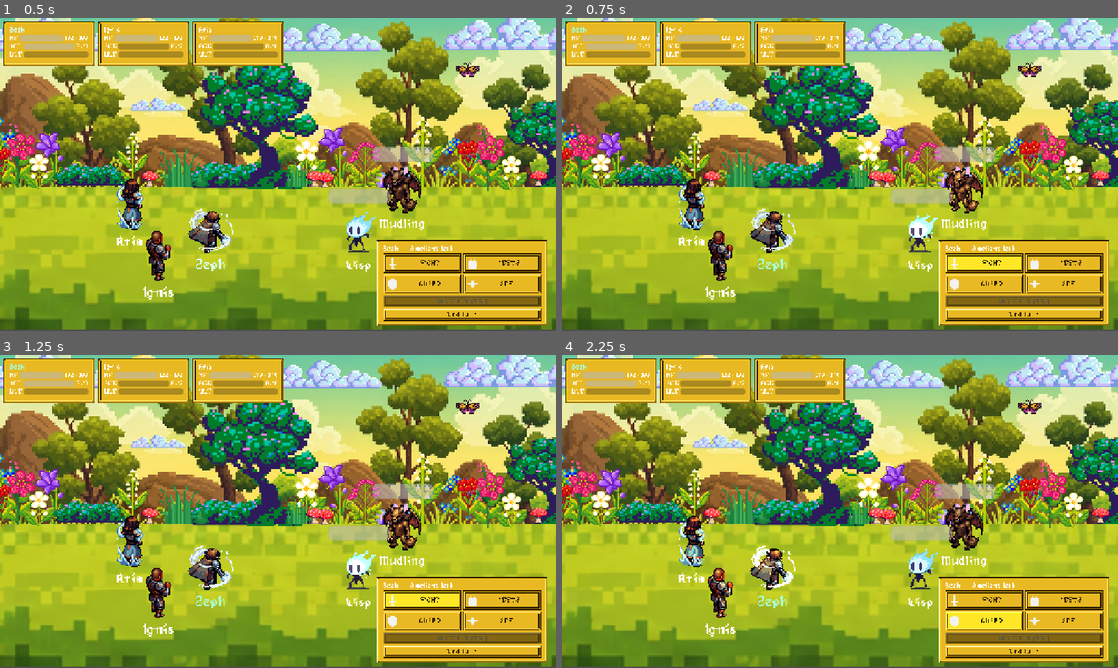
Above: before the commit, frames 1-4 (two rows, left to right).
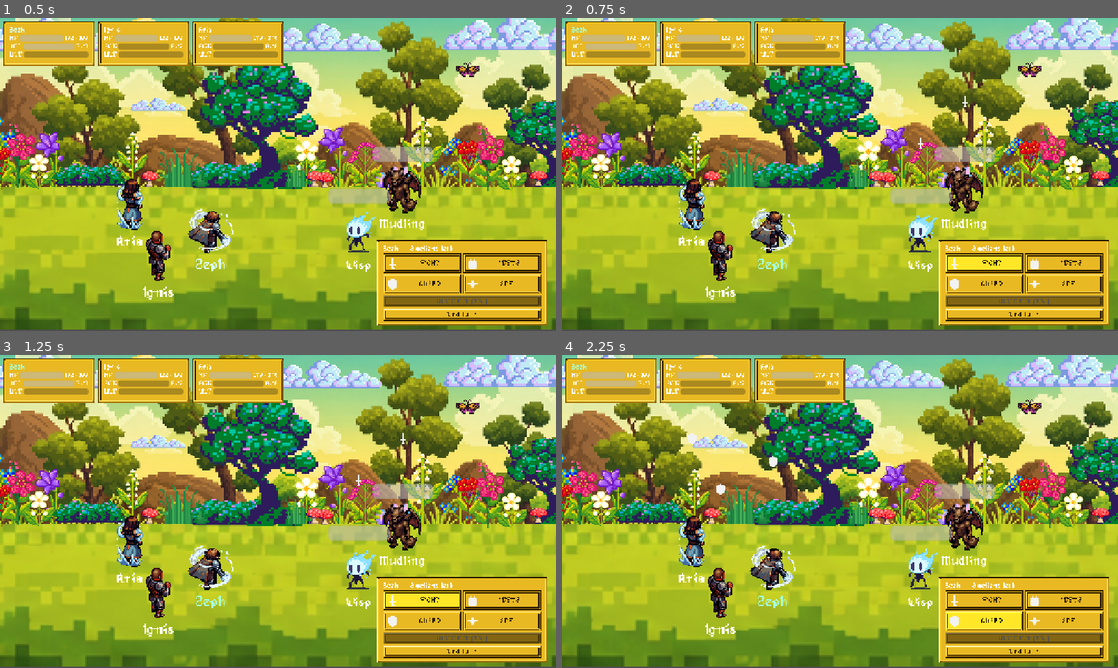
Above: after the commit, the same moments.

Repository: j75484696-bot/rpg_game_dmitra
Game: Godot game, scene res://scenes/battle/battle.tscn
Same seed, same stepped clock (60 frames per second), same inputs: the game is played once before the commit and once after it.
Inputs:
- Up to frame 1 (0.5 s): no input
- Up to frame 2 (0.75 s): click "FIGHT" at 0.5 s
- Up to frame 3 (1.25 s): no input
- Up to frame 4 (2.25 s): click "ITEMS" at 1.25 s; click "GUARD" at 2 s

Frame 1 is identical in both runs. In frame 2, 0.5% of the frame differs, in the area x 62-76%, y 24-72%; in frame 3, 0.5%; in frame 4, 0.9%, in the area x 21-42%, y 24-84%.

Commit message:
Mark valid targets with dagger and shield icons
Selecting an action now puts a marker over each valid target instead of
tinting the whole side:

  FIGHT / ULT   dagger on every living enemy, until one is chosen
  GUARD         shield on every living ally, until one is chosen
  ITEM, SPELL   nothing yet

The guard shield then STAYS on whoever was protected, tinted with the
guardian's element colour, until the guard clears.

Uses the icon_fight and icon_guard SVGs already in assets/icons -- both
white, so they tint cleanly.

Markers counter the character's scale. Heroes render at 2.0 and enemies
at 1.75, so a marker parented to one would inherit that and come out
different sizes on each; they are pinned to 30 on-screen pixels instead.

Persistent shields are read from battle.guards rather than driven by
events. A guard cleared by the guardian's turn or death would otherwise
leave a shield lying on screen -- syncing from state means the display
cannot disagree with the fight.

Verified: FIGHT marks both enemies and no allies, GUARD marks all three
allies and no enemies, ITEM and SPELL mark nothing, and guarding Aria
with Zeph leaves a shield on Aria tinted Wind green -- the GUARDIAN's
element, not the guarded hero's.

Open: "until the guard is consumed" currently means the guardian's next
turn or death, not the first hit blocked, so one guard can soak several
hits in a round. Making it single-use is a BattleState rule change.

Co-Authored-By: Claude Opus 5 <noreply@anthropic.com>

Diff:
--- a/scenes/battle/battle.gd
+++ b/scenes/battle/battle.gd
@@ -44,8 +44,12 @@
 const GUARD_COLOR := Color(0.6, 0.85, 1.0)
 const DOWN_COLOR := Color(1.0, 0.45, 0.45)
 
-# Pulse applied to whichever side is currently clickable.
-const TARGET_TINT := Color(1.35, 1.35, 1.1)
+# Markers shown over valid targets while an action is waiting for one.
+const ICON_DAGGER := preload("res://assets/icons/icon_fight.svg")
+const ICON_SHIELD := preload("res://assets/icons/icon_guard.svg")
+const MARKER_Y := -150.0        # above the head, clear of the HP bar
+const SHIELD_Y := -122.0        # persistent guard sits below the pick marker
+const MARKER_SIZE := 30.0       # on-screen pixels, regardless of character scale
 
 # Hit feedback acts on the SPRITE, not the node — so a shake can never fight
 # whatever else is positioning the combatant.
@@ -85,6 +89,11 @@
 # when the turn passes.
 var glow_labels: Array = []
 
+# Transient "pick me" markers, keyed h0..h2 / e0..e3.
+var pick_markers: Dictionary = {}
+# Persistent guard shields, one slot per hero, indexed by the GUARDED hero.
+var guard_shields: Array = []
+
 # Which action is waiting for a target, or -1 when nothing is pending.
 var pending_action: int = -1
 
@@ -166,6 +175,8 @@
 		node.get_node("NameLabel").text = str(battle.heroes[i]["name"])
 		_dress(node, str(battle.heroes[i]["name"]), ["hero"])
 		node.get_node("ClickArea").input_event.connect(_on_combatant_clicked.bind(i, true))
+		pick_markers[_hero_key(i)] = _make_marker(node, ICON_SHIELD, MARKER_Y)
+		guard_shields.append(_make_marker(node, ICON_SHIELD, SHIELD_Y))
 		hero_nodes.append(node)
 
 func _build_enemy_nodes() -> void:
@@ -181,6 +192,7 @@
 		bar.value = int(e.get("hp", bar.max_value))
 		_dress(node, str(e.get("name", "")), ["enemy", "boss"])
 		node.get_node("ClickArea").input_event.connect(_on_combatant_clicked.bind(i, false))
+		pick_markers[_enemy_key(i)] = _make_marker(node, ICON_DAGGER, MARKER_Y)
 		enemy_nodes.append(node)
 
 # Give a combatant its idle animation if art exists for it, otherwise leave the
@@ -328,15 +340,62 @@
 	shake.tween_property(v, "position:x", 0.0, SHAKE_STEP)
 	v.set_meta("shake", shake)
 
-# Tint whichever side can be clicked right now, so the screen says "pick one of
-# these" without a line of text. clear_only puts everything back.
-func _highlight_targets(want_allies: bool, clear_only: bool = false) -> void:
-	for i in hero_nodes.size():
-		var lit: bool = not clear_only and want_allies and battle.heroes[i]["alive"]
-		_visual_of(hero_nodes[i]).modulate = TARGET_TINT if lit else Color.WHITE
-	for i in enemy_nodes.size():
-		var lit: bool = not clear_only and not want_allies and battle.enemies[i]["alive"]
-		_visual_of(enemy_nodes[i]).modulate = TARGET_TINT if lit else Color.WHITE
+# --- Target markers -------------------------------------------------------
+# A dagger over every enemy while picking an attack, a shield over every ally
+# while picking who to guard. Both vanish on selection. The guard shield then
+# STAYS on whoever was protected, tinted with the guardian's element, until the
+# guard is consumed.
+
+# Characters are scaled (heroes 2.0, enemies 1.75), so a marker parented to one
+# would inherit that. Counter-scale it so markers are the same size on everyone.
+func _make_marker(parent: Node2D, texture: Texture2D, y: float) -> Sprite2D:
+	var marker := Sprite2D.new()
+	marker.texture = texture
+	marker.position = Vector2(0, y)
+	var px: float = float(max(texture.get_width(), 1))
+	marker.scale = Vector2.ONE * (MARKER_SIZE / px) / parent.scale.x
+	marker.visible = false
+	parent.add_child(marker)
+	return marker
+
+# Show pick markers for the action awaiting a target. ITEM and SPELL show
+# nothing yet — neither has anything to target.
+func _show_pick_markers(type: int) -> void:
+	_clear_pick_markers()
+	match type:
+		Actions.TYPE.MELEE, Actions.TYPE.ULT:
+			for i in enemy_nodes.size():
+				pick_markers[_enemy_key(i)].visible = battle.enemies[i]["alive"]
+		Actions.TYPE.GUARD:
+			for i in hero_nodes.size():
+				pick_markers[_hero_key(i)].visible = battle.heroes[i]["alive"]
+
+func _clear_pick_markers() -> void:
+	for key in pick_markers:
+		pick_markers[key].visible = false
+
+func _hero_key(i: int) -> String:
+	return "h%d" % i
+
+func _enemy_key(i: int) -> String:
+	return "e%d" % i
+
+# Persistent guard shields, driven straight off battle.guards rather than from
+# events — so they can never disagree with the fight about who is protected.
+# battle.guards maps guardian -> guarded; the shield goes on the GUARDED hero
+# and takes the GUARDIAN's element colour.
+func _sync_guard_shields() -> void:
+	for shield in guard_shields:
+		shield.visible = false
+	for guardian in battle.guards:
+		var guarded: int = int(battle.guards[guardian])
+		if guarded < 0 or guarded >= guard_shields.size():
+			continue
+		if not battle.heroes[guarded]["alive"]:
+			continue
+		var shield: Sprite2D = guard_shields[guarded]
+		shield.modulate = Elements.color_of(int(battle.heroes[guardian]["element"]))
+		shield.visible = true
 
 # --- Action menu ----------------------------------------------------------
 # ONE menu, re-pointed at whoever is acting. There is no per-hero button set.
@@ -373,9 +432,9 @@
 	if t.is_empty() or not t["is_hero"]:
 		return
 	pending_action = type
-	# No prompt box. The valid side pulses instead, which says "click here"
-	# where the player is already looking.
-	_highlight_targets(type == Actions.TYPE.GUARD)
+	# No prompt box — a marker appears over each valid target instead, which
+	# says "click one of these" where the player is already looking.
+	_show_pick_markers(type)
 
 func _on_end_turn_pressed() -> void:
 	pending_action = -1
@@ -402,18 +461,18 @@
 
 	var type := pending_action
 	pending_action = -1
-	# Drop the pulse BEFORE acting. _hit_feedback writes the same modulate and
-	# ends on WHITE, so a highlight left standing would be silently wiped by the
-	# first hit and never restored.
-	_highlight_targets(false, true)
+	_clear_pick_markers()   # the choice is made; the daggers have said their piece
 	battle.act(type, index)
+	_sync_guard_shields()
 
 # --- Reacting to the fight ------------------------------------------------
 
 func on_turn_started(index: int, is_hero: bool) -> void:
 	pending_action = -1
 	_set_turn_glow(index, is_hero)
-	_highlight_targets(false, true)   # clear any leftover pulse
+	_clear_pick_markers()
+	# A guardian's own turn clears their guard, so the shields are re-read here.
+	_sync_guard_shields()
 	_refresh_panels()
 	_refresh_action_menu()
 
@@ -439,6 +498,7 @@
 			_popup(world_node, "SUPER EFFECTIVE", EFFECTIVE_COLOR, -146.0, 14, 0.85)
 		_hit_feedback(world_node, effective)
 
+	_sync_guard_shields()
 	_refresh_panels()
 	_refresh_enemies()
 	_refresh_action_menu()
@@ -446,6 +506,7 @@
 func on_combatant_died(index: int, is_hero: bool) -> void:
 	var node: Node2D = hero_nodes[index] if is_hero else enemy_nodes[index]
 	_popup(node, "DOWN", DOWN_COLOR, -130.0, 18, 0.9)
+	_sync_guard_shields()
 	_refresh_panels()
 	_refresh_enemies()
 
@@ -456,7 +517,9 @@
 func on_battle_ended(party_won: bool) -> void:
 	action_menu.visible = false
 	_clear_turn_glow()
-	_highlight_targets(false, true)
+	_clear_pick_markers()
+	for shield in guard_shields:
+		shield.visible = false
 	# Popping back is the caller's business once a dungeon manager exists.
 	# Standalone, there is nowhere to pop TO, so the result just stays on screen.
 
Not shown, changed: CHANGELOG.md
